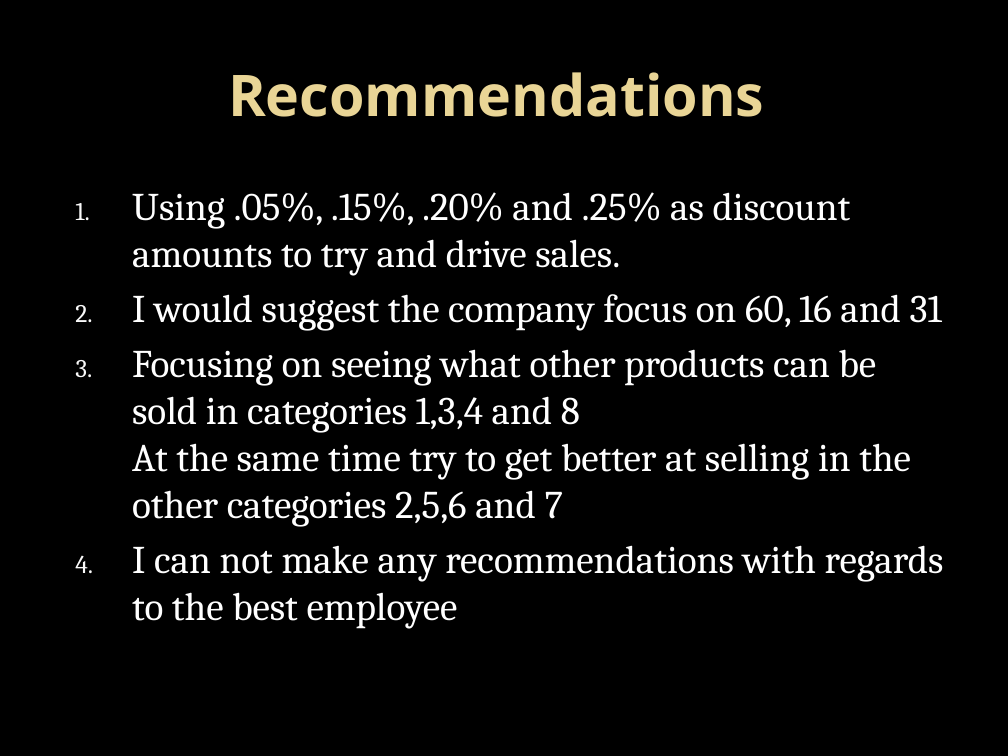
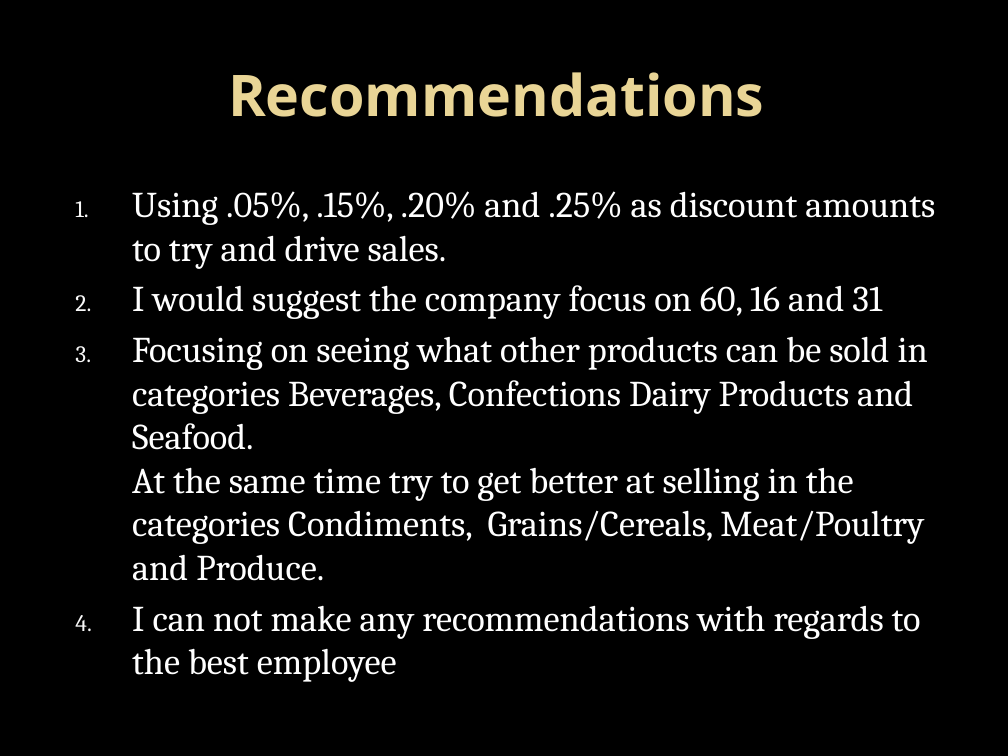
Before and after one commit to lraichik/dsc-mod-3-project-online-ds-ft-051319, a slide deck: slide 6 of Hypothesis testing with the Northwind database.pptx (slide 7 before the commit). Drawn at 1008x756 pixels with LibreOffice and Linux fonts; fonts in the diff are those of the drawing; background and template pictures are left out. Boxes give left, top, right and bottom in pixels: in the first picture for what was removed or moved away, otherwise in the second. Text is boxed around its words. In the diff, an @@ line names an element or a change of style, - is before the commit and + after.

```diff
--- a/Hypothesis testing with the Northwind database.pptx
+++ b/Hypothesis testing with the Northwind database.pptx
@@ text at box(132, 191, 935, 682): size 28 to 25.9 pt in "Using .05%, .15%, .20% and .25% as ...", "I would suggest the company focus on ...", "I can not make any recommendations with ..." @@
@@ text at box(132, 336, 928, 581): text changed; size 28 to 25.9 pt @@
-3. Focusing on seeing what other products can be sold in categories 1,3,4 and 8
-   At the same time try to get better at selling in the other categories 2,5,6 and 7
+3. Focusing on seeing what other products can be sold in categories Beverages, Confections Dairy Products and Seafood.
+   At the same time try to get better at selling in the categories Condiments, Grains/Cereals, Meat/Poultry and Produce.
```
Also in this commit, not shown: 3 other slides changed, 1 slide removed, 2 other files.
